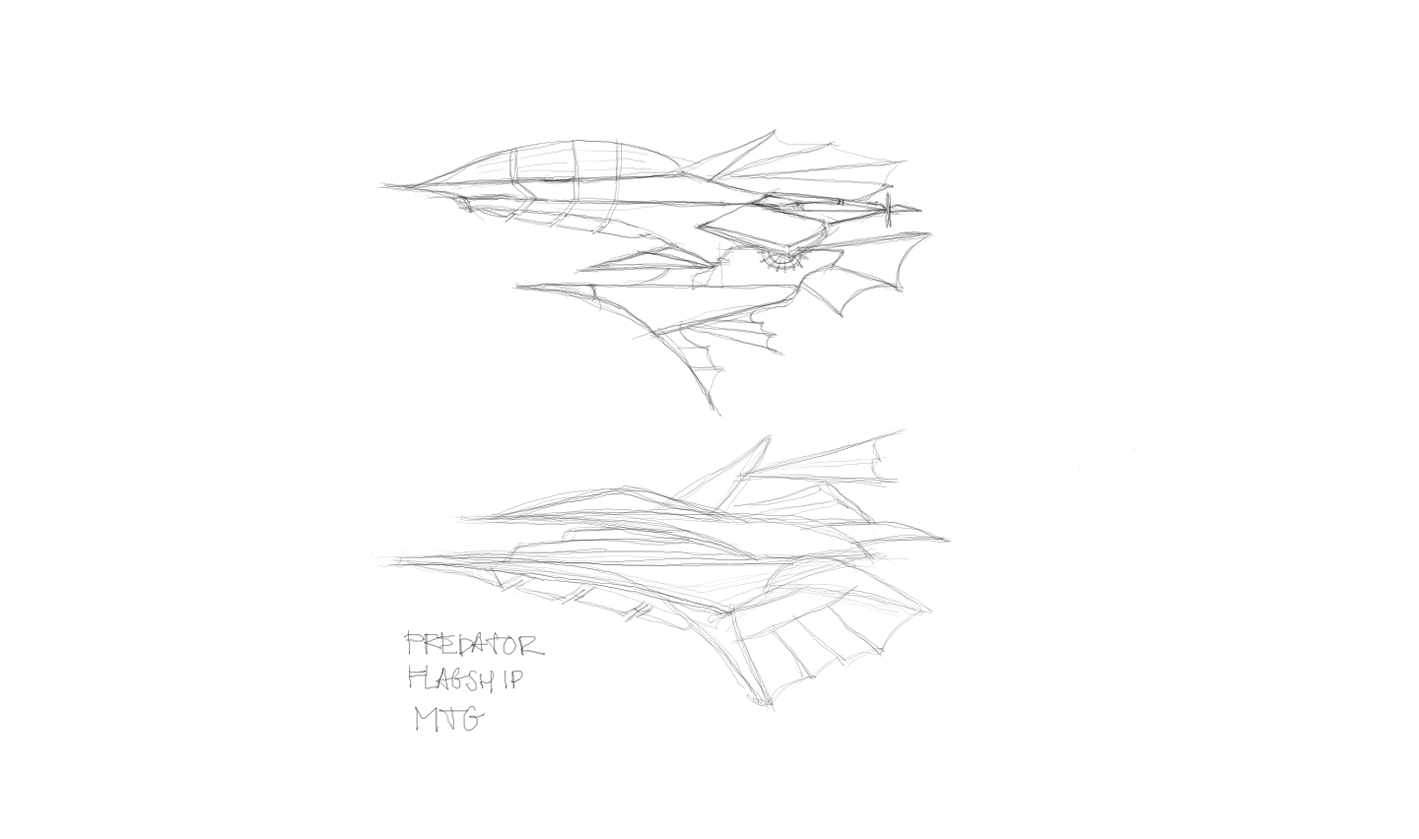
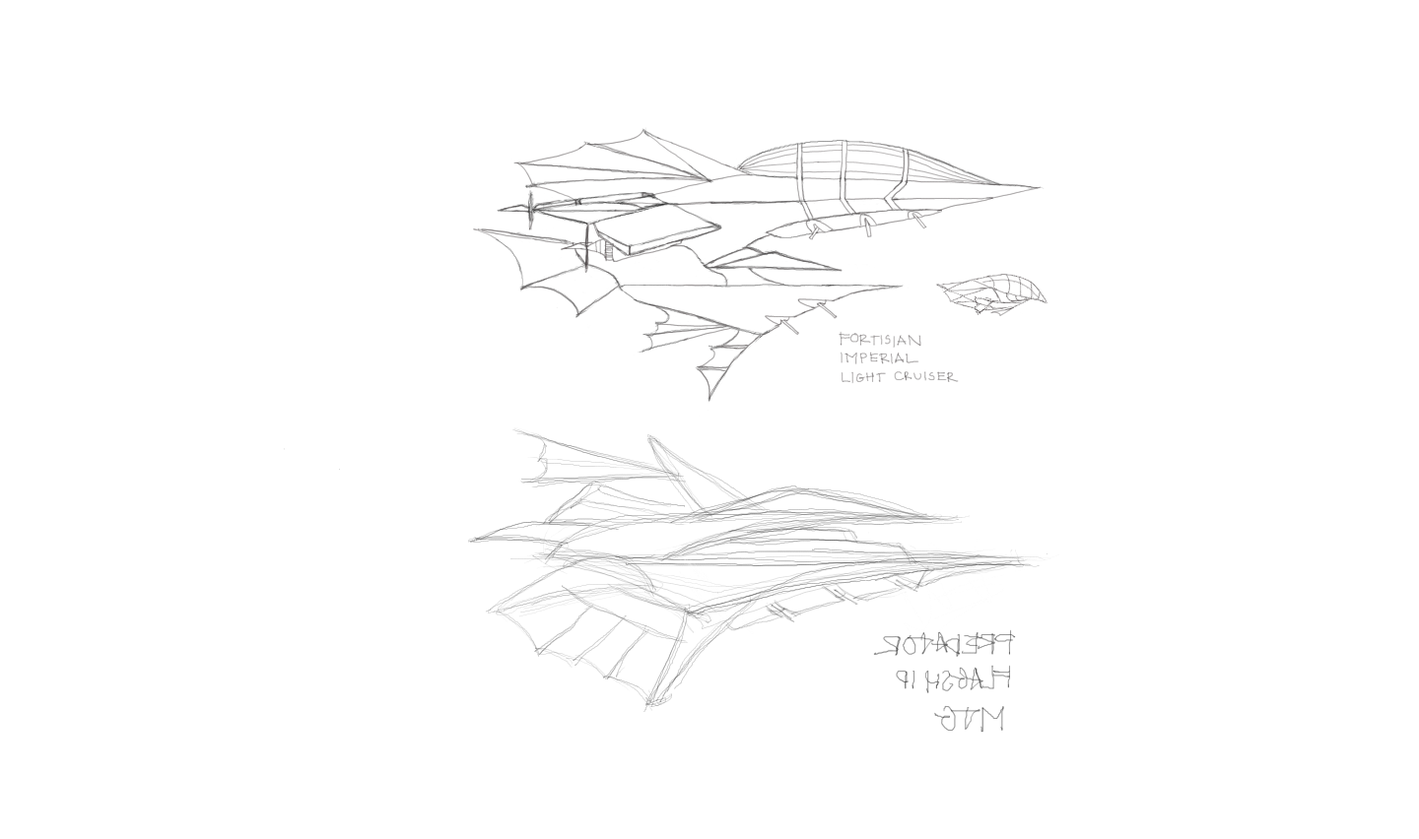
Layered file, before and after one edit (1419x839). Changes by layer:
painted on "Layer 03" over [838, 330, 959, 385]
painted on "Layer 02" over [934, 273, 1048, 317]
painted on "Background" over [283, 127, 1135, 733]
